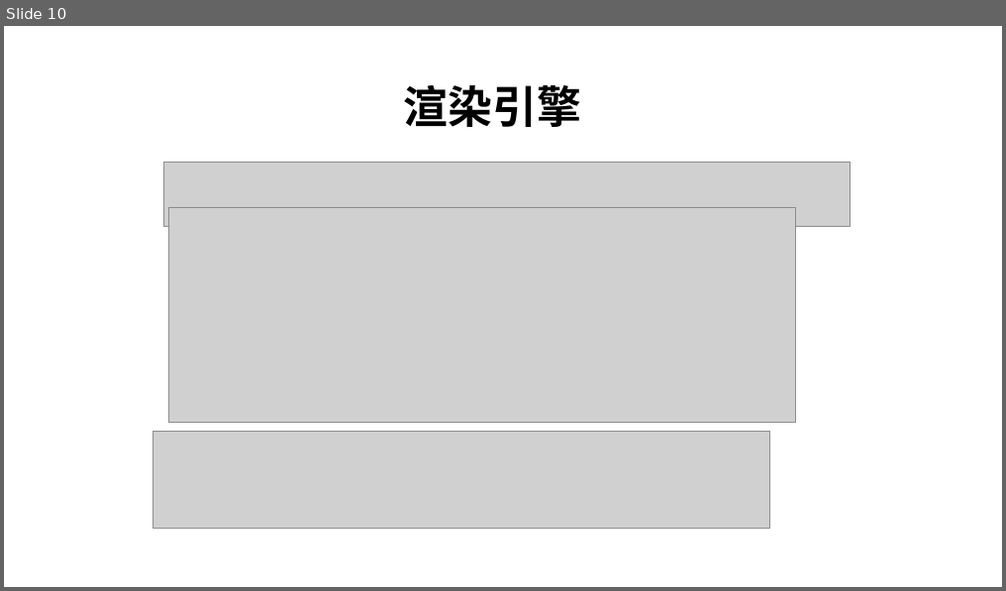
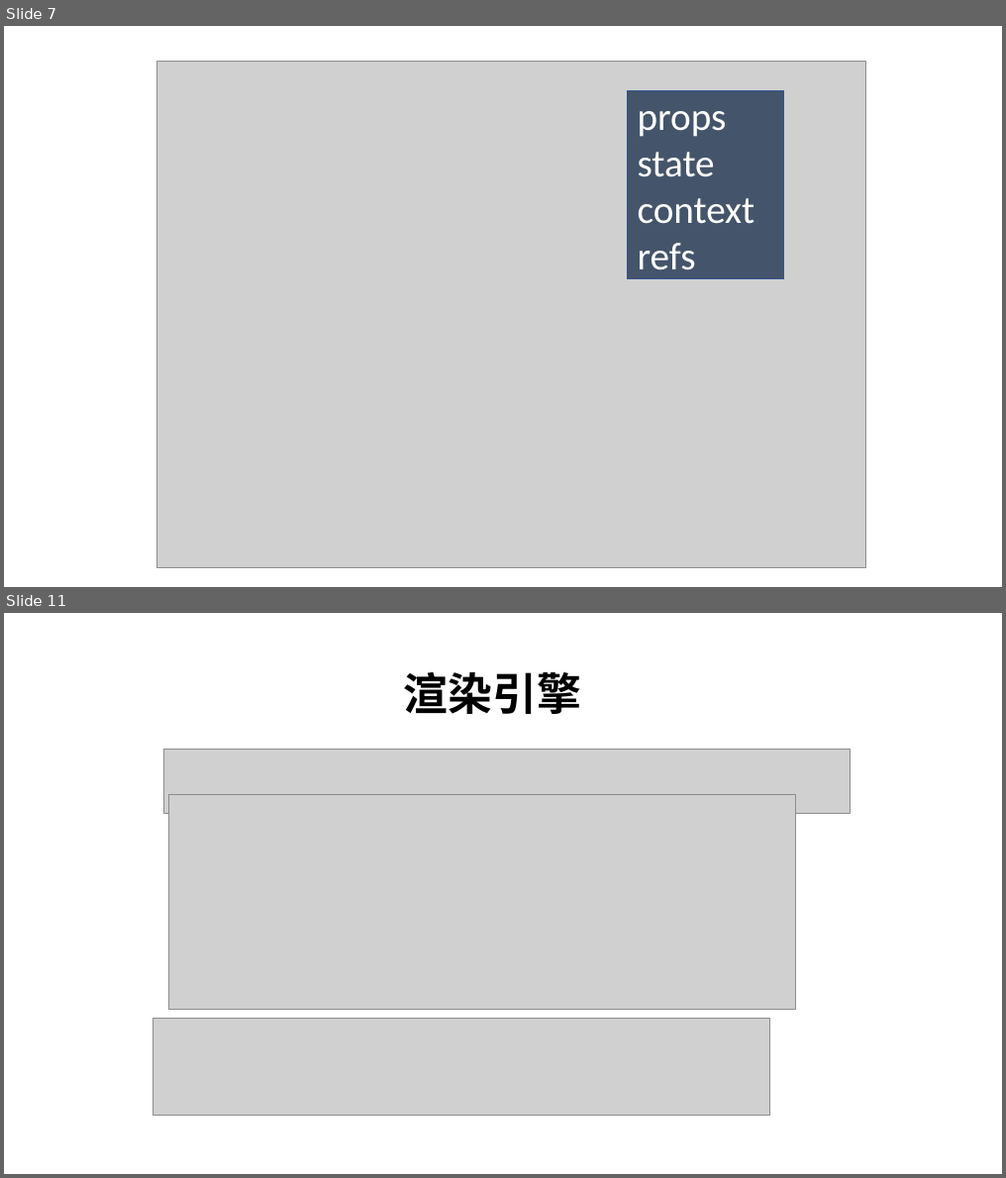
Before and after one commit to RubyLouvre/tx-todolist, a slide deck: TodoList.pptx. Shown one above the other, each under a label of ours: slide 10 before the commit, slides 7 and 11 after it; the slides between them are not shown. The pictures are 1006x591 and 1006x1178 pixels, drawn with LibreOffice and Linux fonts; fonts in the diff are those of the drawing; grey boxes stand for pictures; background and template pictures are left out. Boxes give left, top, right and bottom in pixels: in the first picture for what was removed or moved away, otherwise in the second. Text is boxed around its words. In the diff, an @@ line names an element or a change of style, - is before the commit and + after.

```diff
--- a/TodoList.pptx
+++ b/TodoList.pptx
@@ slide 7 added at (x1=4, y1=26, x2=1002, y2=587), background #FFFFFF @@
@@ picture added at (x1=156, y1=61, x2=866, y2=568) @@
@@ rectangle added at (x1=628, y1=91, x2=784, y2=279), fill #44546A, outline #325491 1 pt, 28 pt, text #FFFFFF @@
+props
+state
+context
+refs
@@ what was slide 10 is now slide 11 @@
```
Also in this commit, not shown: 6 slides changed, 2 other slides added, 2 slides removed, 2 other files.
